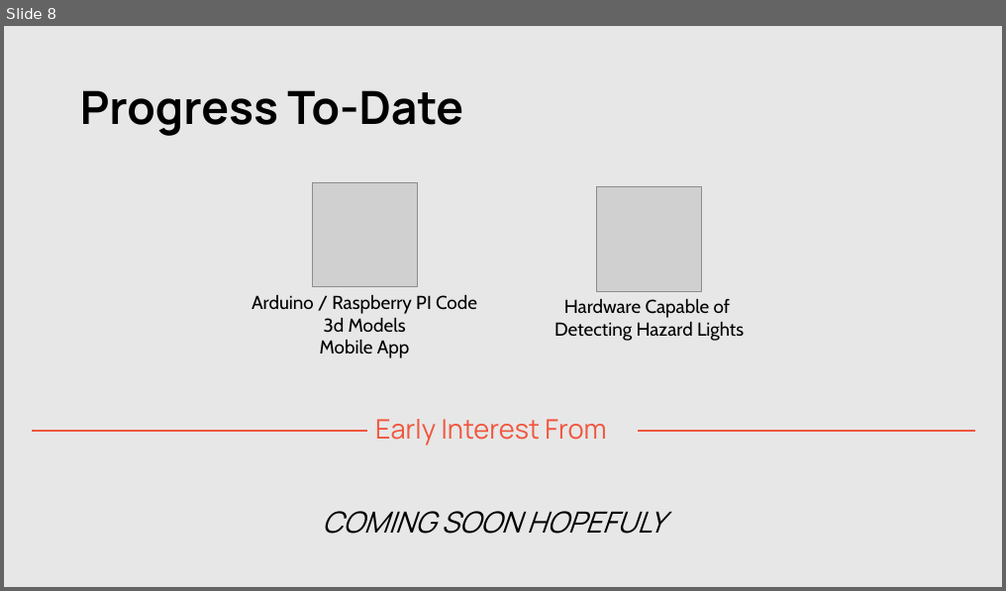
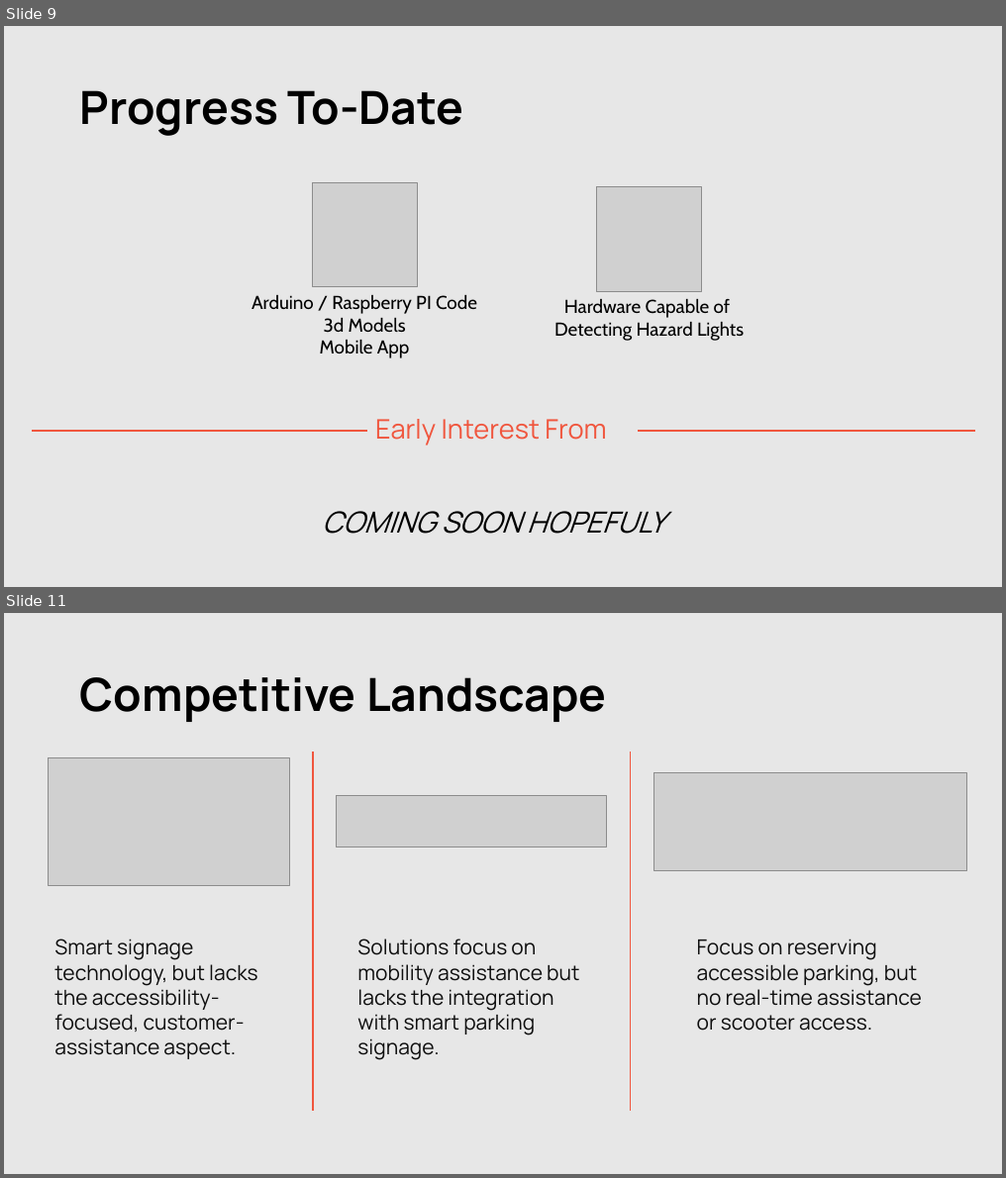
Before and after one commit to kalebwbishop/smart-handicap-sign, a slide deck: Other/pitch_deck.pptx. Shown one above the other, each under a label of ours: slide 8 before the commit, slides 9 and 11 after it; the slides between them are not shown. The pictures are 1006x591 and 1006x1178 pixels, drawn with LibreOffice and Linux fonts; fonts in the diff are those of the drawing; grey boxes stand for pictures. Boxes give left, top, right and bottom in pixels: in the first picture for what was removed or moved away, otherwise in the second. Text is boxed around its words. In the diff, an @@ line names an element or a change of style, - is before the commit and + after.

```diff
--- a/Other/pitch_deck.pptx
+++ b/Other/pitch_deck.pptx
@@ slide 11 added at (4,613,1002,1174), background #E7E7E7 @@
@@ title added at (80,677,606,722), 44 pt, text #000000, bold @@
+Competitive Landscape
@@ picture added at (48,759,289,885) @@
@@ line added from (313, 752) to (313, 1111), #F0563E 1.5 pt @@
@@ line added from (631, 752) to (631, 1111), #F0563E 1.5 pt @@
@@ picture added at (653,773,967,870) @@
@@ picture added at (337,796,607,848) @@
@@ text added at (54,939,257,1059), 20 pt, text #0E0E0E @@
+Smart signage technology, but lacks the accessibility-focused, customer-assistance aspect.
@@ text added at (357,939,579,1060), 20 pt, text #0E0E0E @@
+Solutions focus on mobility assistance but lacks the integration with smart parking signage.
@@ text added at (697,939,922,1031), 20 pt, text #0E0E0E @@
+Focus on reserving accessible parking, but no real-time assistance or scooter access.
@@ what was slide 8 is now slide 9 @@
```
Also in this commit, not shown: 2 slides changed, 5 other slides added, 5 slides removed.
